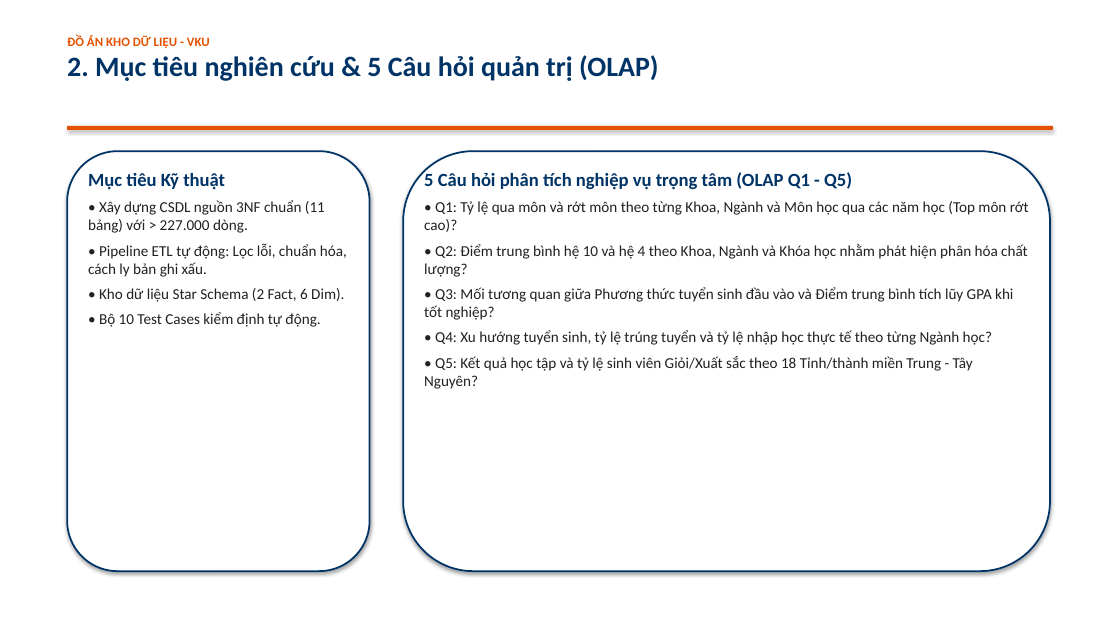
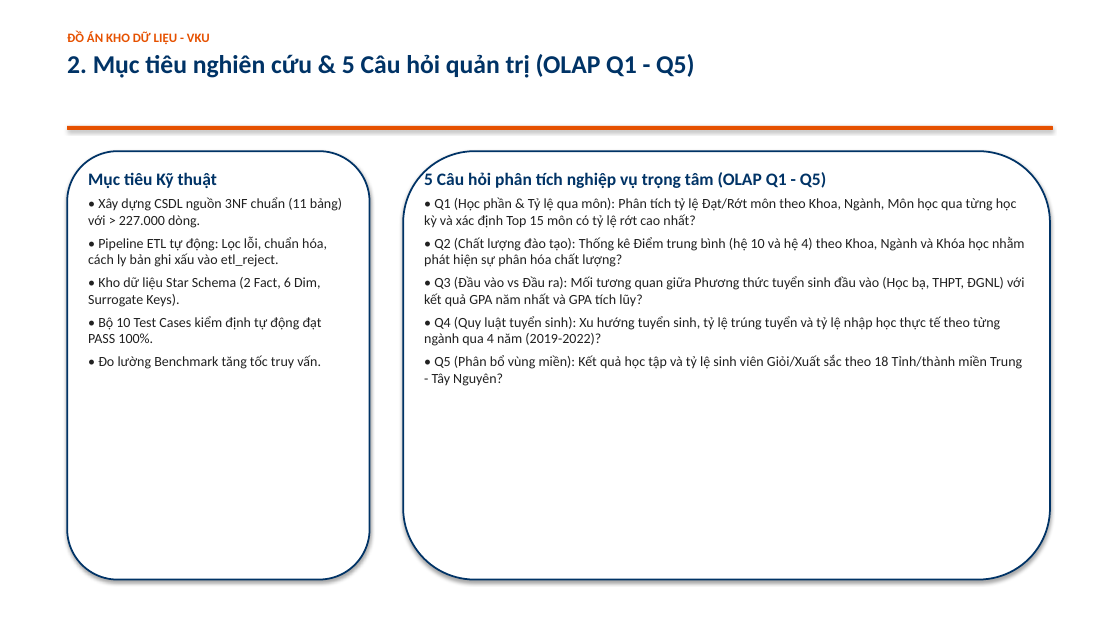
Before and after one commit to Hoang-tap-lap-trinh/Kho_du_lieu, a slide deck: slide 3 of docs/Slide_Thuyet_Trinh_Kho_du_lieu.pptx. Drawn at 1120x630 pixels with LibreOffice and Linux fonts; fonts in the diff are those of the drawing. Boxes give left, top, right and bottom in pixels: in the first picture for what was removed or moved away, otherwise in the second. Text is boxed around its words. In the diff, an @@ line names an element or a change of style, - is before the commit and + after.

```diff
--- a/docs/Slide_Thuyet_Trinh_Kho_du_lieu.pptx
+++ b/docs/Slide_Thuyet_Trinh_Kho_du_lieu.pptx
@@ text at (x1=67, y1=54, x2=695, y2=78): text changed; size 24 to 22 pt @@
-2. Mục tiêu nghiên cứu & 5 Câu hỏi quản trị (OLAP)
+2. Mục tiêu nghiên cứu & 5 Câu hỏi quản trị (OLAP Q1 - Q5)
@@ rounded rectangle resized from (x1=67, y1=151, x2=370, y2=571) to (x1=67, y1=151, x2=370, y2=580) @@
@@ text at (x1=88, y1=172, x2=342, y2=228): size 16 to 15 pt in "Mục tiêu Kỹ thuật"; size 13 to 12 pt in "• Xây dựng CSDL nguồn 3NF chuẩn ..."; less space between paragraphs @@
@@ rounded rectangle resized from (x1=403, y1=151, x2=1050, y2=571) to (x1=403, y1=151, x2=1050, y2=580) @@
@@ text at (x1=424, y1=171, x2=826, y2=188): size 16 to 15 pt in "5 Câu hỏi phân tích nghiệp vụ ..." @@
@@ text at (x1=424, y1=197, x2=1025, y2=386): text changed; size 13 to 12 pt @@
-• Q1: Tỷ lệ qua môn và rớt môn theo từng Khoa, Ngành và Môn học qua các năm học (Top môn rớt cao)?
-• Q2: Điểm trung bình hệ 10 và hệ 4 theo Khoa, Ngành và Khóa học nhằm phát hiện phân hóa chất lượng?
-• Q3: Mối tương quan giữa Phương thức tuyển sinh đầu vào và Điểm trung bình tích lũy GPA khi tốt nghiệp?
-• Q4: Xu hướng tuyển sinh, tỷ lệ trúng tuyển và tỷ lệ nhập học thực tế theo từng Ngành học?
-• Q5: Kết quả học tập và tỷ lệ sinh viên Giỏi/Xuất sắc theo 18 Tỉnh/thành miền Trung - Tây Nguyên?
+• Q1 (Học phần & Tỷ lệ qua môn): Phân tích tỷ lệ Đạt/Rớt môn theo Khoa, Ngành, Môn học qua từng học kỳ và xác định Top 15 môn có tỷ lệ rớt cao nhất?
+• Q2 (Chất lượng đào tạo): Thống kê Điểm trung bình (hệ 10 và hệ 4) theo Khoa, Ngành và Khóa học nhằm phát hiện sự phân hóa chất lượng?
+• Q3 (Đầu vào vs Đầu ra): Mối tương quan giữa Phương thức tuyển sinh đầu vào (Học bạ, THPT, ĐGNL) với kết quả GPA năm nhất và GPA tích lũy?
+• Q4 (Quy luật tuyển sinh): Xu hướng tuyển sinh, tỷ lệ trúng tuyển và tỷ lệ nhập học thực tế theo từng ngành qua 4 năm (2019-2022)?
+• Q5 (Phân bổ vùng miền): Kết quả học tập và tỷ lệ sinh viên Giỏi/Xuất sắc theo 18 Tỉnh/thành miền Trung - Tây Nguyên?
@@ text at (x1=88, y1=236, x2=327, y2=369): text changed; size 13 to 12 pt @@
-• Pipeline ETL tự động: Lọc lỗi, chuẩn hóa, cách ly bản ghi xấu.
-• Kho dữ liệu Star Schema (2 Fact, 6 Dim).
-• Bộ 10 Test Cases kiểm định tự động.
+• Pipeline ETL tự động: Lọc lỗi, chuẩn hóa, cách ly bản ghi xấu vào etl_reject.
+• Kho dữ liệu Star Schema (2 Fact, 6 Dim, Surrogate Keys).
+• Bộ 10 Test Cases kiểm định tự động đạt PASS 100%.
+• Đo lường Benchmark tăng tốc truy vấn.
```
Also in this commit, not shown: 12 other slides changed, 9 other files.
